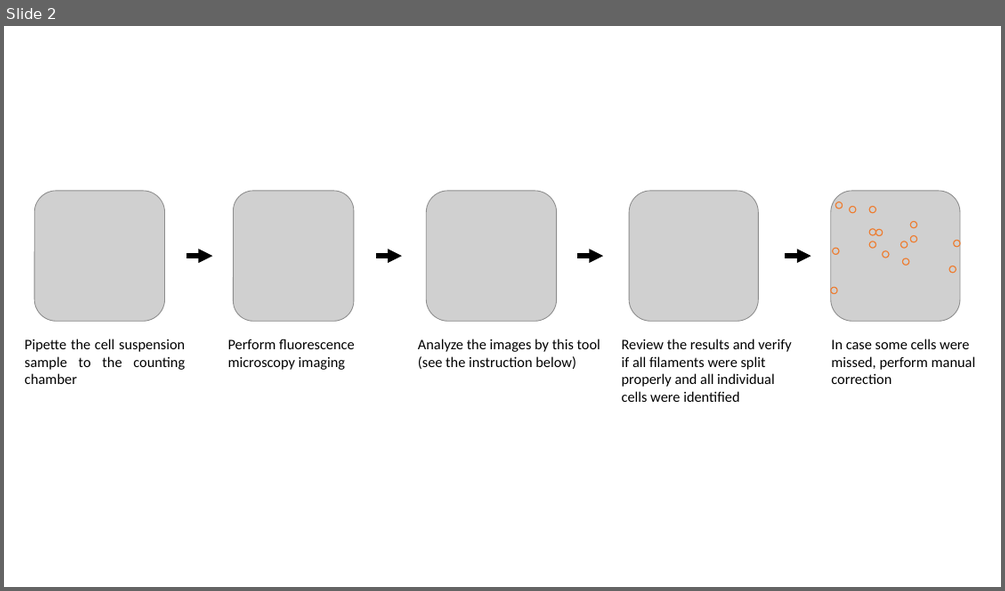
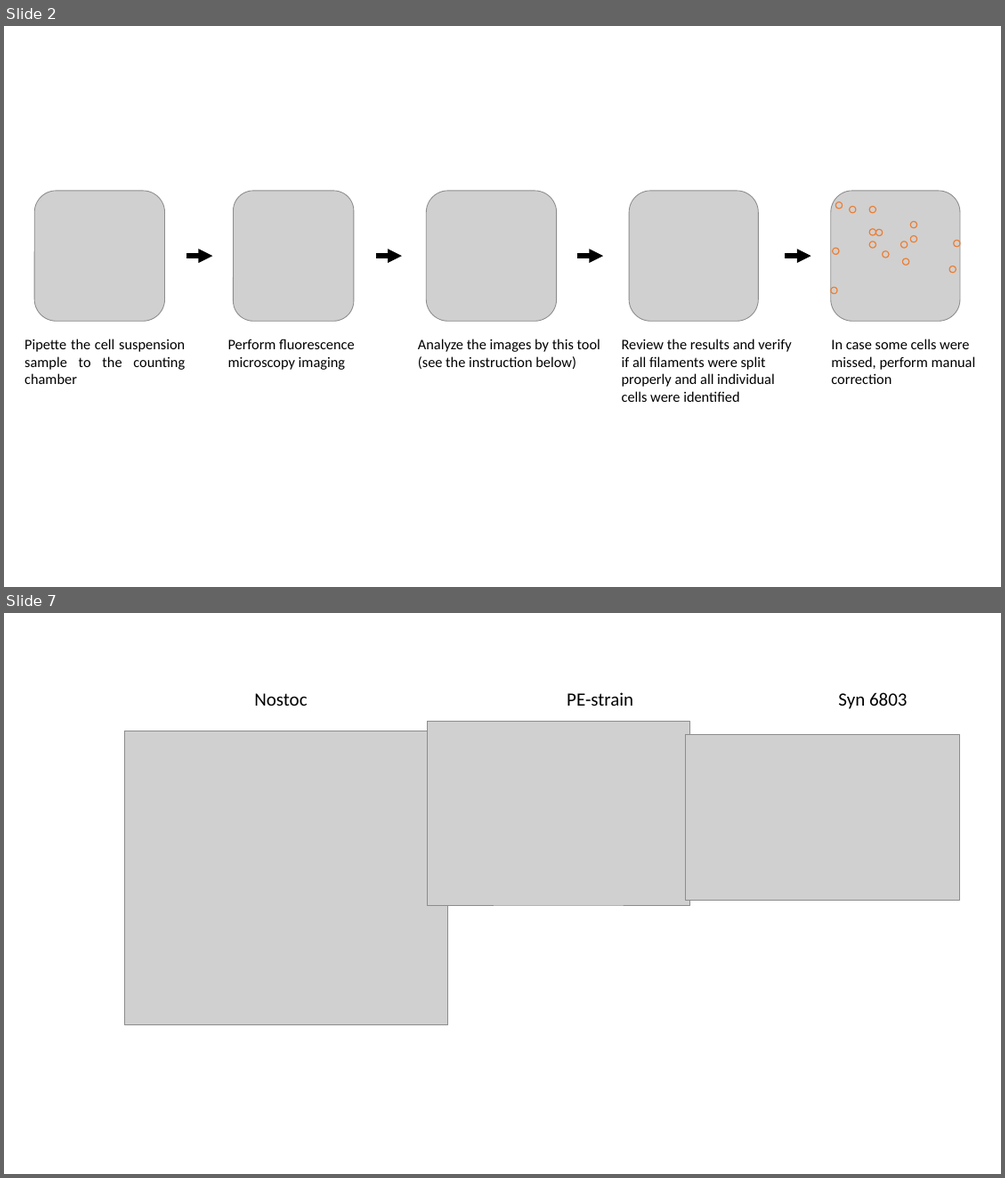
Before and after one commit to Zastupic/tools-py.e-cyanobacterium.org, a slide deck: website/static/files/images for website.pptx. Shown one above the other, each under a label of ours: slide 2 before the commit, slides 2 and 7 after it; the slides between them are not shown. The pictures are 1005x591 and 1005x1178 pixels, drawn with LibreOffice and Linux fonts; fonts in the diff are those of the drawing; grey boxes stand for pictures. Boxes give left, top, right and bottom in pixels: in the first picture for what was removed or moved away, otherwise in the second. Text is boxed around its words. In the diff, an @@ line names an element or a change of style, - is before the commit and + after.

```diff
--- a/website/static/files/images for website.pptx
+++ b/website/static/files/images for website.pptx
@@ slide 7 added at (x1=4, y1=613, x2=1001, y2=1174), background #FFFFFF @@
@@ group added at (x1=428, y1=692, x2=960, y2=905): 2 texts, 2 pictures @@
+PE-strain
+Syn 6803
@@ text added at (x1=254, y1=693, x2=307, y2=706), 18 pt, text #000000 @@
+Nostoc
@@ picture added at (x1=125, y1=731, x2=448, y2=1025) @@
```
Also in this commit, not shown: 2 other slides added, 23 other files.
